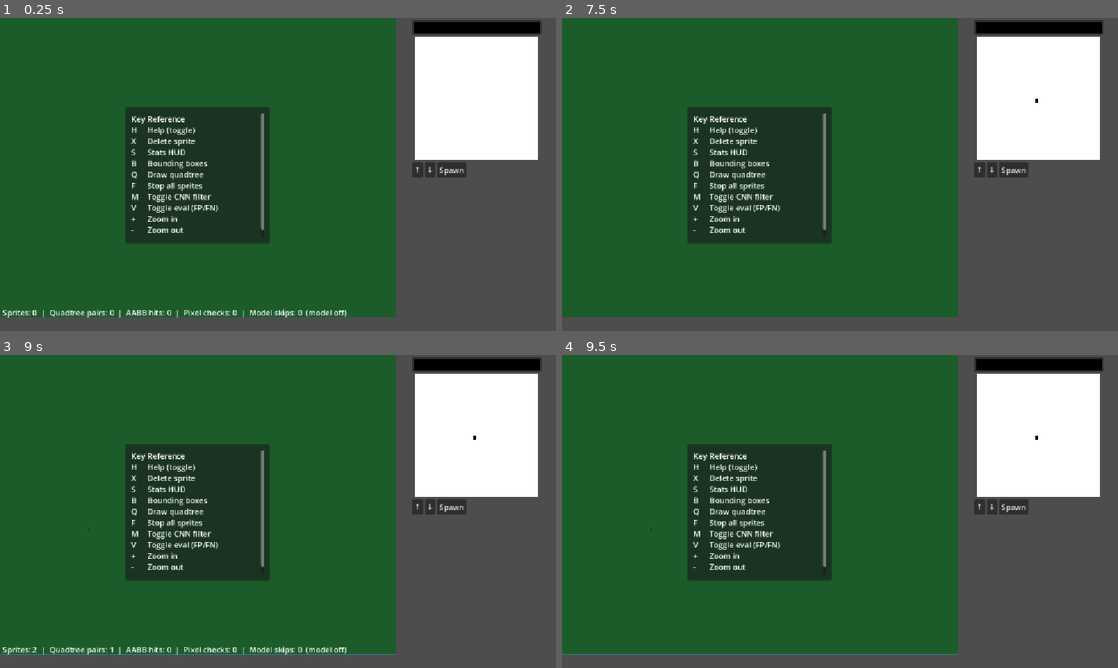
Above: before the commit, frames 1-4 (two rows, left to right).
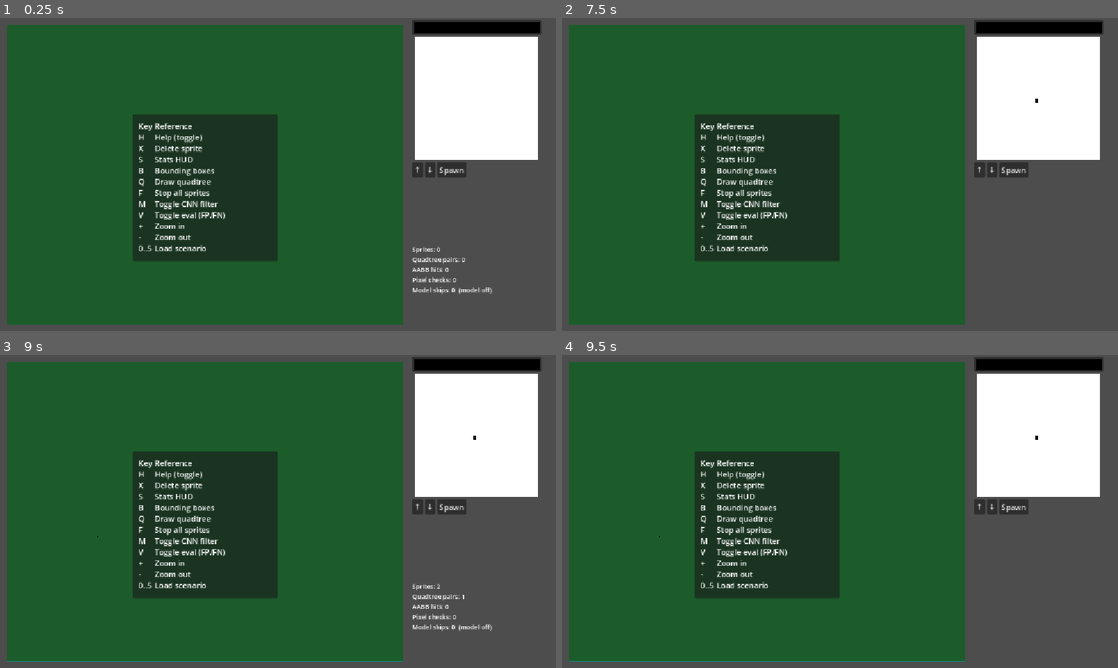
Above: after the commit, the same moments.

Repository: add-IV/SketchImpact
Game: Godot game, scene res://sketch_impact.tscn
The game is run twice, just before and just after one commit, with the same random seed, the same clock (stepped at 60 frames per second) and the same inputs.
Inputs (mouse positions are in pixels of both pictures, inside the frame that each line leads up to):
- Up to frame 1 (0.25 s): no input
- Up to frame 2 (7.5 s): click "↑" at 0.5 s; click "↓" at 1.25 s; click "Spawn" at 2 s; click "↑" at 2.75 s; click "↓" at 3.5 s; click "Spawn" at 4.25 s; click "↑" at 5 s; click "↓" at 5.75 s; click "Spawn" at 6.5 s; tap Enter at 7.25 s; move the mouse to (1040, 99) at 7.27 s; hold S (show stats) from 7.28 s (still down); click (1040, 99) at 7.42 s
- Up to frame 3 (9 s): tap Space at 8 s; move the mouse to (166, 527) at 8.02 s; release S (show stats) at 8.03 s; tap Q (draw quadtree) at 8.1 s; click (166, 527) at 8.17 s; tap S (show stats) at 8.3 s; tap Enter at 8.75 s; move the mouse to (333, 442) at 8.77 s; hold F (freeze) from 8.78 s (still down); click (333, 442) at 8.92 s
- Up to frame 4 (9.5 s): keep holding F (freeze); tap S (show stats) at 9.05 s

The runs differ from the first frame. In frame 1, 13% of the frame differs, in the area x 0-89%, y 0-98%; in frame 2, 11%; in frame 3, 13%; in frame 4, 12%.

Commit message:
move hud to its own scene

Diff:
--- a/billiard_table.gd
+++ b/billiard_table.gd
@@ -43,7 +43,6 @@
 var _show_quadtree := false
 var _qt_root = null
 
-@onready var hud_label: Label = $HUD
 @onready var sprites_container: Node2D = $Sprites
 @onready var help_overlay: Panel = $HelpOverlay
 
@@ -51,6 +50,7 @@
 
 
 func _ready() -> void:
+	add_to_group("billiard_table")
 	collision_model = _collision_model_scene.new()
 	add_child(collision_model)
 
@@ -238,33 +238,15 @@
 			if predicted_collision and actual_collision:
 				_resolve(i, j, col_pt)
 
-
 	for i in range(n):
 		display_nodes[i].position = positions[i]
 
-	var eval_text := ""
-	if eval_mode:
-		var fp_rate := 100.0 * false_positives / eval_flagged_total if eval_flagged_total > 0 else 0.0
-		var fn_rate := 100.0 * false_negatives / eval_skipped_total if eval_skipped_total > 0 else 0.0
-		eval_text = "  |  FP: %d/%d (%.1f%%)  FN: %d/%d (%.1f%%)" % [
-			false_positives, eval_flagged_total, fp_rate,
-			false_negatives, eval_skipped_total, fn_rate
-		]
-	hud_label.text = "Sprites: %d  |  Quadtree pairs: %d  |  AABB hits: %d  |  Pixel checks: %d  |  Model skips: %d%s%s" % [
-		n, broad_checks, aabb_checks, narrow_checks, model_skips,
-		"" if collision_model.is_ready() else "  (model off)",
-		eval_text
-	]
 	queue_redraw()
 
 
 func _input(event: InputEvent) -> void:
 	if event.is_action_pressed("help"):
 		help_overlay.visible = not help_overlay.visible
-		get_viewport().set_input_as_handled()
-		return
-	if event.is_action_pressed("show stats"):
-		hud_label.visible = not hud_label.visible
 		get_viewport().set_input_as_handled()
 		return
 	if event.is_action_pressed("show bounding boxes"):
--- a/billiard_table.tscn
+++ b/billiard_table.tscn
@@ -13,24 +13,18 @@
 
 [node name="Sprites" type="Node2D" parent="." unique_id=2078563124]
 
-[node name="HUD" type="Label" parent="." unique_id=1850546111]
-offset_left = 5.0
-offset_top = 598.0
-offset_right = 815.0
-offset_bottom = 618.0
-
 [node name="HelpOverlay" type="Panel" parent="." unique_id=1234567890]
 offset_left = 260.0
 offset_top = 185.0
 offset_right = 560.0
-offset_bottom = 467.0
+offset_bottom = 489.0
 
 [node name="RichTextLabel" type="RichTextLabel" parent="HelpOverlay" unique_id=26202272]
 layout_mode = 0
 offset_left = 12.0
 offset_top = 12.0
 offset_right = 288.0
-offset_bottom = 270.0
+offset_bottom = 292.0
 text = "Key	Reference
 H		Help (toggle)
 X		Delete sprite
--- a/draw_window.tscn
+++ b/draw_window.tscn
@@ -2,6 +2,7 @@
 
 [ext_resource type="Script" uid="uid://cjkpy0cbbforu" path="res://save_image.gd" id="1_66l80"]
 [ext_resource type="Script" uid="uid://7btrssxj5kpt" path="res://texture_rect.gd" id="1_gvoqh"]
+[ext_resource type="PackedScene" uid="uid://d5statshud01" path="res://stats_hud.tscn" id="2_statshud"]
 
 [sub_resource type="StyleBoxFlat" id="StyleBoxFlat_gvoqh"]
 bg_color = Color(1, 1, 1, 1)
@@ -124,6 +125,8 @@
 layout_mode = 2
 theme = SubResource("Theme_gvoqh")
 
+[node name="StatsHud" parent="MarginContainer/VBoxContainer" unique_id=1227626772 instance=ExtResource("2_statshud")]
+
 [connection signal="pressed" from="MarginContainer/VBoxContainer/HBoxContainer/UpButton" to="." method="_on_up_pressed"]
 [connection signal="pressed" from="MarginContainer/VBoxContainer/HBoxContainer/DownButton" to="." method="_on_down_pressed"]
 [connection signal="pressed" from="MarginContainer/VBoxContainer/HBoxContainer/SpawnButton" to="." method="_on_spawn_pressed"]
--- a/save_image.gd
+++ b/save_image.gd
@@ -8,7 +8,7 @@
 var saved_images: Array[Image] = []
 var selected_slot: int = -1
 
-func _ready():
+func _ready() -> void:
 	DirAccess.make_dir_recursive_absolute("user://sprites")
 	billiard_table = get_parent().get_node_or_null("BilliardTable")
 	if billiard_table:
@@ -33,7 +33,8 @@
 
 	drawWindow.drew.connect(_clear_selection)
 
-func _on_down_pressed():
+
+func _on_down_pressed() -> void:
 	var image: Image = drawWindow.image.duplicate()
 
 	var children := grid.get_child_count()
@@ -56,13 +57,15 @@
 	drawWindow.clear_image()
 	_clear_selection()
 
-func _on_up_pressed():
+
+func _on_up_pressed() -> void:
 	if selected_slot == -1 or selected_slot >= saved_images.size():
 		return
 	drawWindow.load_image(saved_images[selected_slot])
 	_clear_selection()
 
-func _on_slot_gui_input(event: InputEvent, index: int):
+
+func _on_slot_gui_input(event: InputEvent, index: int) -> void:
 	if event is InputEventMouseButton and event.button_index == MOUSE_BUTTON_LEFT and event.pressed:
 		if index >= saved_images.size():
 			return
@@ -71,17 +74,21 @@
 		else:
 			_set_highlight(index)
 
+
 func _set_highlight(index: int) -> void:
 	selected_slot = index
 	for i in grid.get_child_count():
 		grid.get_child(i).get_node("Highlight").visible = (i == index)
 
+
 func _clear_selection() -> void:
 	_set_highlight(-1)
+
 
 func _configure_slot(slot: TextureRect) -> void:
 	slot.expand_mode = TextureRect.EXPAND_IGNORE_SIZE
 	slot.stretch_mode = TextureRect.STRETCH_KEEP_ASPECT_CENTERED
+
 
 func _on_scenario_loaded(images: Array[Image]) -> void:
 	saved_images.clear()
@@ -96,7 +103,8 @@
 			slot.texture = null
 	_clear_selection()
 
-func _on_spawn_pressed():
+
+func _on_spawn_pressed() -> void:
 	if billiard_table == null:
 		return
 	if selected_slot != -1 and selected_slot < saved_images.size():
--- a/sketch_impact.tscn
+++ b/sketch_impact.tscn
@@ -6,6 +6,7 @@
 [node name="Node2D" type="Node2D" unique_id=927373228]
 
 [node name="BilliardTable" parent="." unique_id=787814886 instance=ExtResource("2_table")]
+position = Vector2(15, 15)
 
 [node name="DrawWindow" parent="." unique_id=1559079329 instance=ExtResource("1_8ihcw")]
 position = Vector2(850, 0)
--- /dev/null
+++ b/stats_hud.gd
@@ -0,0 +1,39 @@
+extends Label
+
+var billiard_table: Node
+
+
+func _ready() -> void:
+	billiard_table = get_tree().get_first_node_in_group("billiard_table")
+
+
+func _process(_delta: float) -> void:
+	if billiard_table == null:
+		return
+	text = _format_stats()
+
+
+func _format_stats() -> String:
+	var t: Node = billiard_table
+	var eval_text := ""
+	if t.eval_mode:
+		var eval_total: int = t.eval_flagged_total + t.eval_skipped_total
+		var fp_rate: float = 100.0 * t.false_positives / t.eval_flagged_total if t.eval_flagged_total > 0 else 0.0
+		var fn_rate: float = 100.0 * t.false_negatives / t.eval_skipped_total if t.eval_skipped_total > 0 else 0.0
+		var skip_rate: float = 100.0 * t.eval_skipped_total / eval_total if eval_total > 0 else 0.0
+		eval_text = "\nFP: %d/%d (%.1f%%)\nFN: %d/%d (%.1f%%)\nSkip rate: %d/%d (%.1f%%)" % [
+			t.false_positives, t.eval_flagged_total, fp_rate,
+			t.false_negatives, t.eval_skipped_total, fn_rate,
+			t.eval_skipped_total, eval_total, skip_rate
+		]
+	return "Sprites: %d\nQuadtree pairs: %d\nAABB hits: %d\nPixel checks: %d\nModel skips: %d%s%s" % [
+		t.positions.size(), t.broad_checks, t.aabb_checks, t.narrow_checks, t.model_skips,
+		"" if t.collision_model.is_ready() else "  (model off)",
+		eval_text
+	]
+
+
+func _input(event: InputEvent) -> void:
+	if event.is_action_pressed("show stats"):
+		visible = not visible
+		get_viewport().set_input_as_handled()
--- /dev/null
+++ b/stats_hud.tscn
@@ -0,0 +1,7 @@
+[gd_scene format=3 uid="uid://d5statshud01"]
+
+[ext_resource type="Script" uid="uid://bjnqdqv256o1c" path="res://stats_hud.gd" id="1_stats"]
+
+[node name="StatsHud" type="Label" unique_id=847213569]
+theme_override_font_sizes/font_size = 13
+script = ExtResource("1_stats")
--- a/texture_rect.gd
+++ b/texture_rect.gd
@@ -7,22 +7,25 @@
 var texture_buffer: ImageTexture
 var is_drawing: bool = false
 
-func _ready():
+func _ready() -> void:
 	clear_image()
 
-func clear_image():
+
+func clear_image() -> void:
 	image = Image.create(image_size.x, image_size.y, false, Image.FORMAT_RGBA8)
 	image.fill(Color.TRANSPARENT)
 
 	texture_buffer = ImageTexture.create_from_image(image)
 	self.texture = texture_buffer
 
-func load_image(img: Image):
+
+func load_image(img: Image) -> void:
 	image = img.duplicate()
 	texture_buffer = ImageTexture.create_from_image(image)
 	self.texture = texture_buffer
 
-func _gui_input(event):
+
+func _gui_input(event: InputEvent) -> void:
 	if event is InputEventMouseButton:
 		if event.button_index == MOUSE_BUTTON_LEFT:
 			is_drawing = event.pressed
@@ -31,9 +34,10 @@
 	elif event is InputEventMouseMotion and is_drawing:
 		paint_at_mouse(event.position)
 
-func paint_at_mouse(mouse_pos: Vector2):
-	var scale_factor = Vector2(image_size) / size
-	var pixel_pos = Vector2i(mouse_pos * scale_factor).clamp(Vector2i.ZERO, image_size - Vector2i.ONE)
+
+func paint_at_mouse(mouse_pos: Vector2) -> void:
+	var scale_factor := Vector2(image_size) / size
+	var pixel_pos := Vector2i(mouse_pos * scale_factor).clamp(Vector2i.ZERO, image_size - Vector2i.ONE)
 
 	image.set_pixel(pixel_pos.x, pixel_pos.y, $"../../ColorPickerButton".color)
 	texture_buffer.update(image)
Not shown, added: stats_hud.gd.uid
